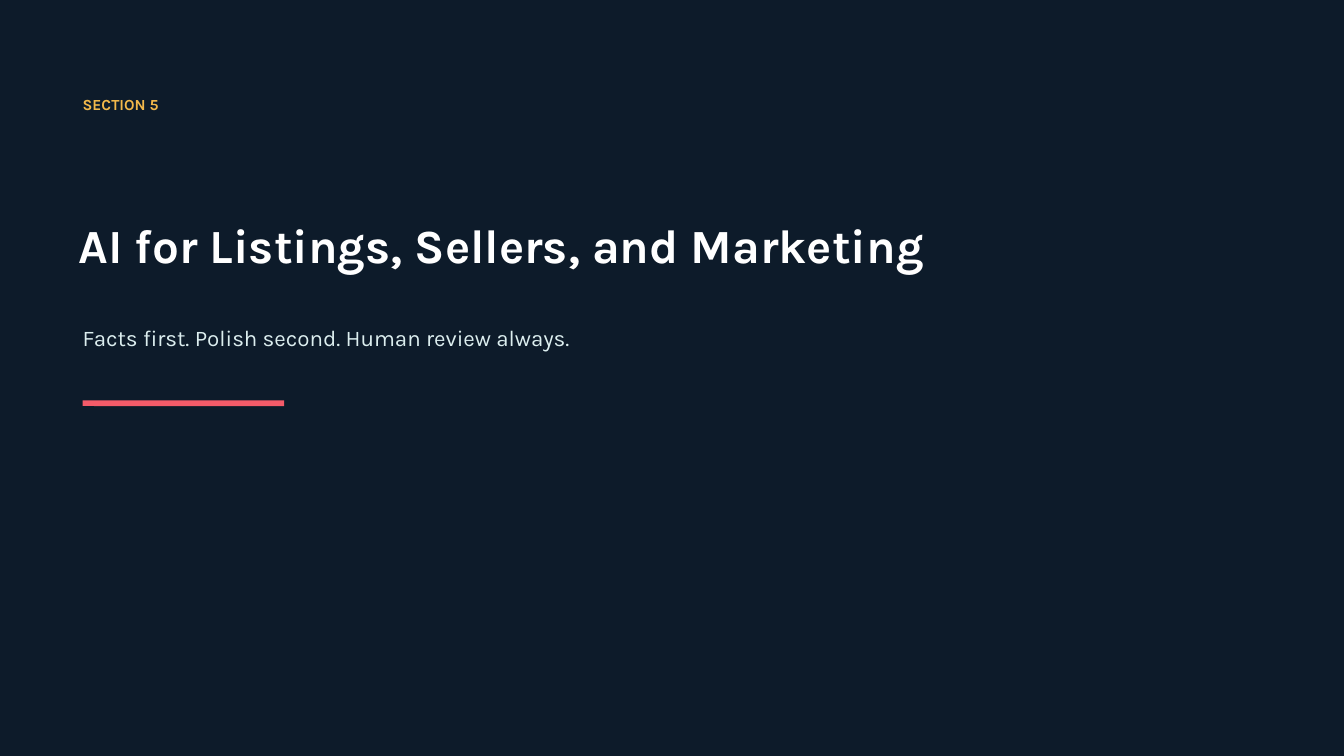
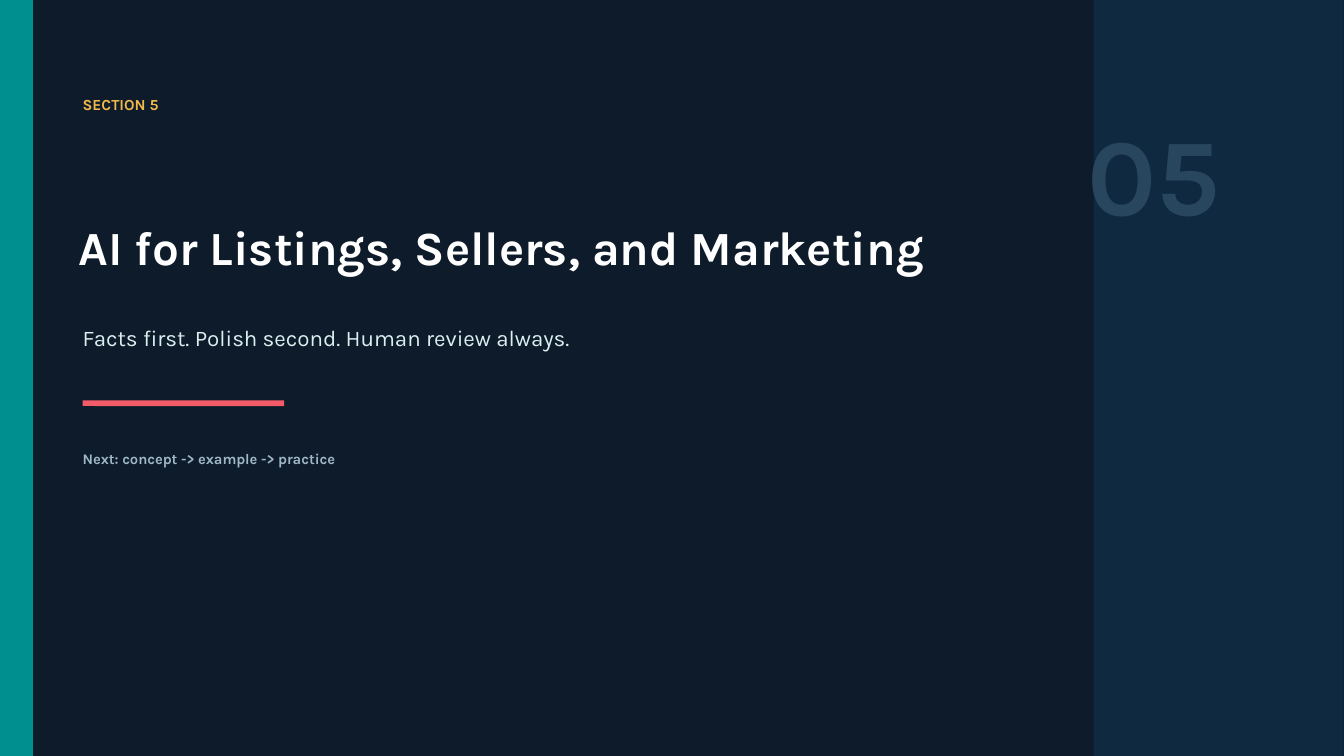
Before and after one commit to ianbprice/miami-realtors-ai-course-series, a slide deck: slide 27 of slides/course-01-ai-for-real-estate-sales-approved-instructor-deck.pptx. Drawn at 1344x756 pixels with LibreOffice and Linux fonts; fonts in the diff are those of the drawing. Boxes give left, top, right and bottom in pixels: in the first picture for what was removed or moved away, otherwise in the second. Text is boxed around its words. In the diff, an @@ line names an element or a change of style, - is before the commit and + after.

```diff
--- a/slides/course-01-ai-for-real-estate-sales-approved-instructor-deck.pptx
+++ b/slides/course-01-ai-for-real-estate-sales-approved-instructor-deck.pptx
@@ rectangle added at box(0, 0, 32, 756), fill #008F8F, outline #008F8F 1 pt @@
@@ rectangle added at box(1094, 0, 1344, 756), fill #102B43 at 90% opacity @@
@@ text added at box(1087, 102, 1220, 244), 78 pt, text #28465D, bold @@
+05
@@ text added at box(83, 453, 335, 468), 10.5 pt, text #9DB8C8, bold @@
+Next: concept -> example -> practice
```
Also in this commit, not shown: 47 other slides changed, 2 other files.
